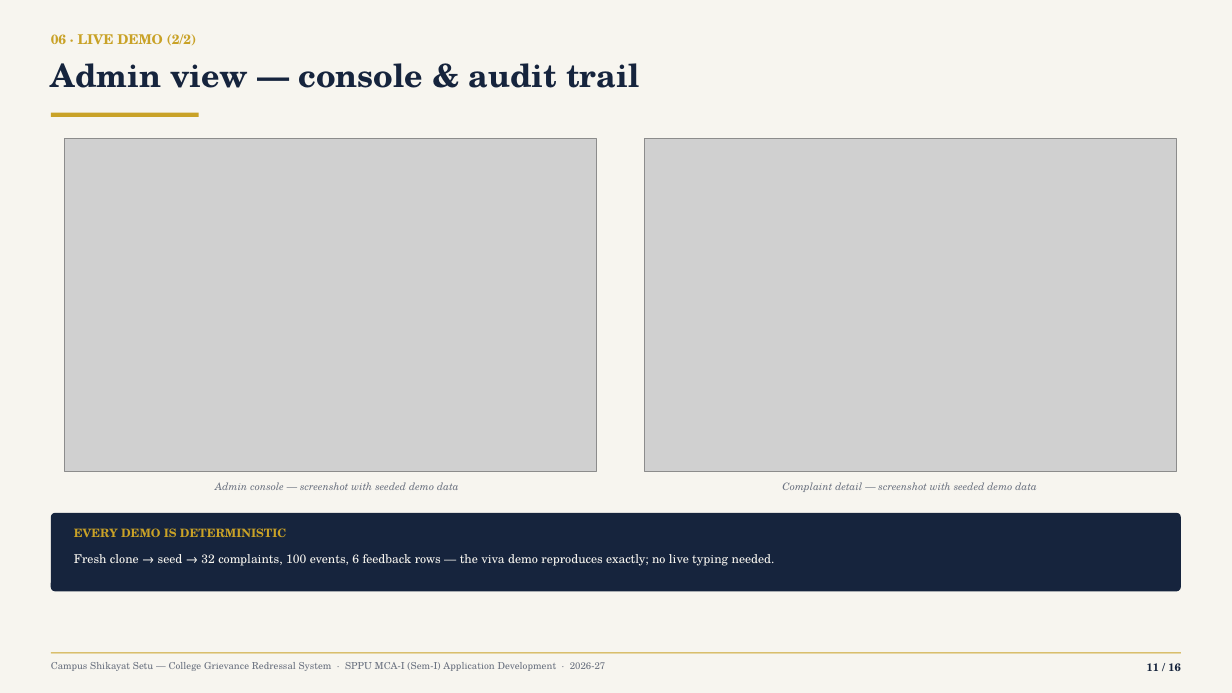
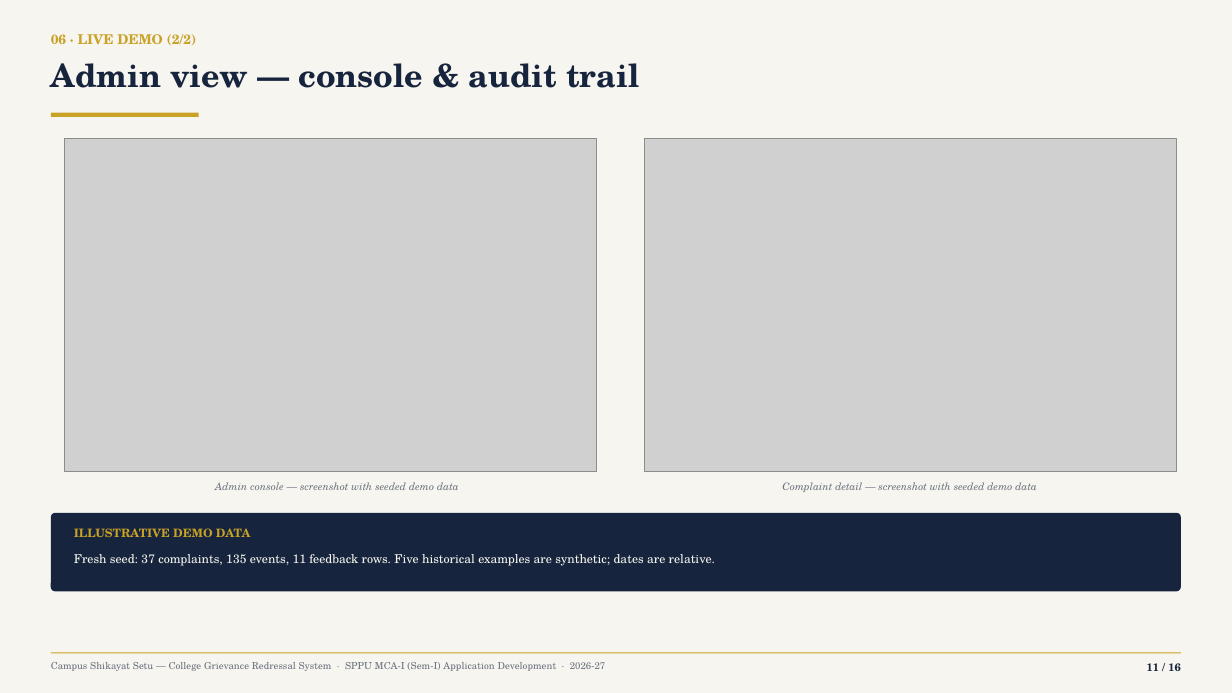
Before and after one commit to Yashwant-git392/Yashwant-git392, a slide deck: slide 11 of shikayat-setu/presentation/CampusShikayatSetu_MCA-Mini-Project_Review.pptx. Drawn at 1232x693 pixels with LibreOffice and Linux fonts; fonts in the diff are those of the drawing; grey boxes stand for pictures. Boxes give left, top, right and bottom in pixels: in the first picture for what was removed or moved away, otherwise in the second. Text is boxed around its words. In the diff, an @@ line names an element or a change of style, - is before the commit and + after.

```diff
--- a/shikayat-setu/presentation/CampusShikayatSetu_MCA-Mini-Project_Review.pptx
+++ b/shikayat-setu/presentation/CampusShikayatSetu_MCA-Mini-Project_Review.pptx
@@ text at (74,528,251,537): text changed @@
-EVERY DEMO IS DETERMINISTIC
+ILLUSTRATIVE DEMO DATA
@@ text at (74,554,715,566): text changed @@
-Fresh clone → seed → 32 complaints, 100 events, 6 feedback rows — the viva demo reproduces exactly; no live typing needed.
+Fresh seed: 37 complaints, 135 events, 11 feedback rows. Five historical examples are synthetic; dates are relative.
```
Also in this commit, not shown: 2 other slides changed, 26 other files.
